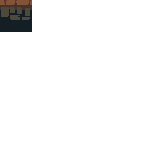
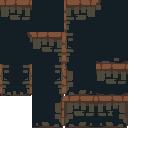
Layer changes from the first 160×160 image to the second:
pixels changed over [0, 0, 128, 128] (layer not identified)
